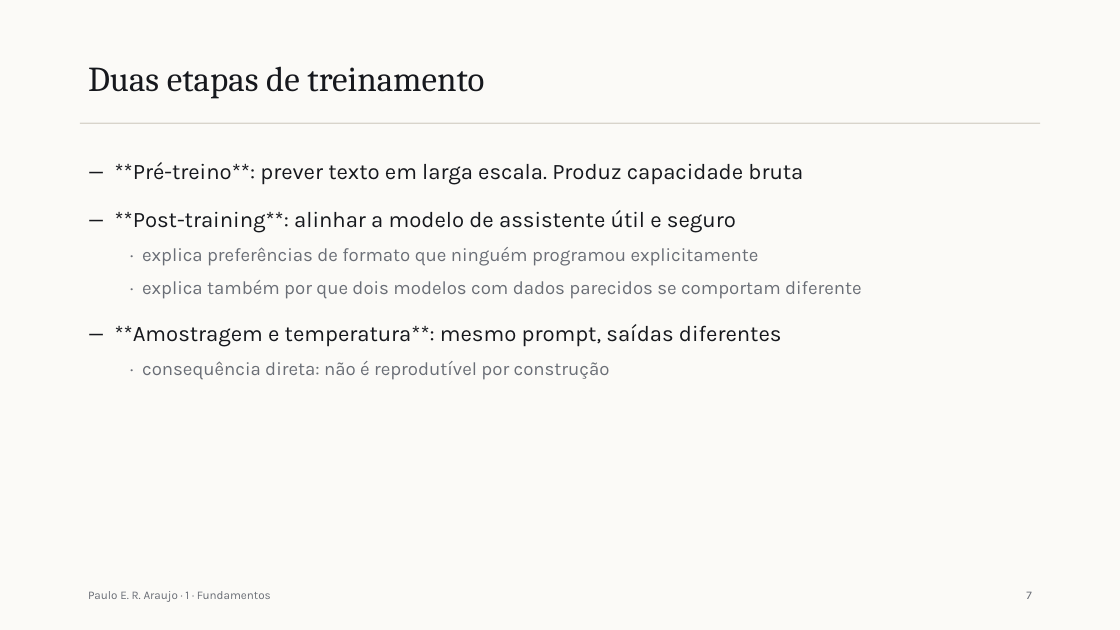
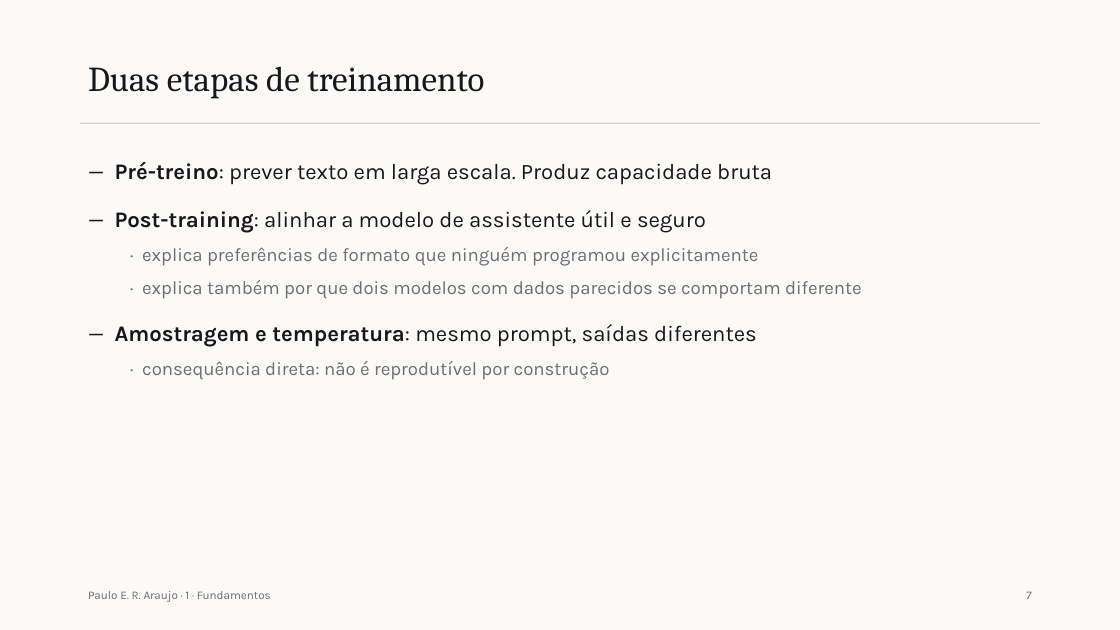
Before and after one commit to pumba-dev/claude-guide, a slide deck: slide 9 of slides/saida/aula-1.pptx. Drawn at 1120x630 pixels with LibreOffice and Linux fonts; fonts in the diff are those of the drawing. Boxes give left, top, right and bottom in pixels: in the first picture for what was removed or moved away, otherwise in the second. Text is boxed around its words. In the diff, an @@ line names an element or a change of style, - is before the commit and + after.

```diff
--- a/slides/saida/aula-1.pptx
+++ b/slides/saida/aula-1.pptx
@@ text at [115,161,772,233]: text changed @@
-— **Pré-treino**: prever texto em larga escala. Produz capacidade bruta
-— **Post-training**: alinhar a modelo de assistente útil e seguro
+— Pré-treino: prever texto em larga escala. Produz capacidade bruta
+— Post-training: alinhar a modelo de assistente útil e seguro
@@ text at [115,324,757,347]: text changed @@
-— **Amostragem e temperatura**: mesmo prompt, saídas diferentes
+— Amostragem e temperatura: mesmo prompt, saídas diferentes
```
Also in this commit, not shown: 24 other slides changed, 6 other files.
